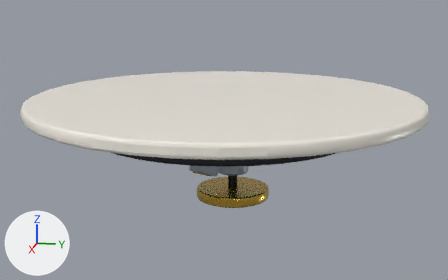
The Blender file ArtSource/Blender/Spatial/CeilingMount.blend, before and after one commit.
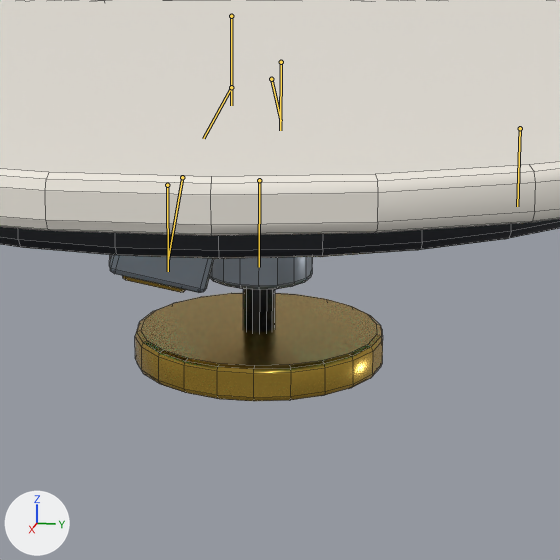
Each version is shown whole from a 50 mm camera at (0.68, 0.135, 0.119) aimed at (-0.002, -0.001, -0.051), then close up on the part from 35% to 71% of the width and 33% to 91% of the height. Arrows for +X, +Y and +Z are at lower left; the lights stay in place. The last two pictures show the newer version. Both versions are drawn at frame 11 of the action 'Mount_Unlock'; the numbers are the values there. The bones that bend it are drawn over the model as lines in the close-ups. The close-ups show mesh edges as thin lines.

Objects in the first close-up: 'CeilingMount_Mesh'.
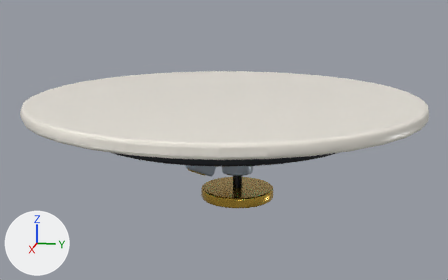
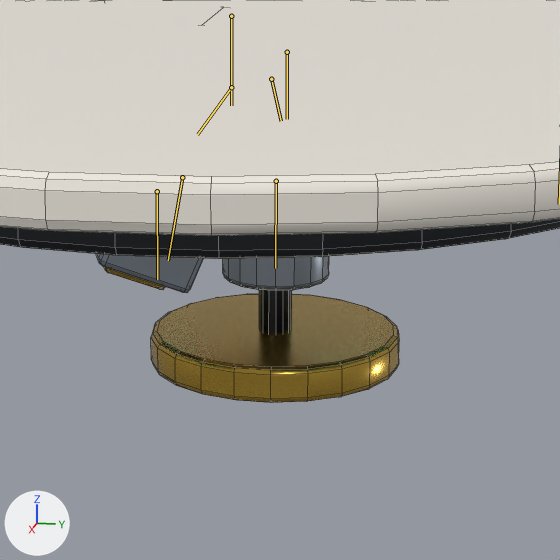
What the commit changed:
Bone 'Bone_SpoolDrum' (bone_bone_spooldrum) turns from (28, 0, 0) to (35, 0, 0) degrees about its own x, y and z.
Bone 'Bone_CollarLatch_L' (bone_bone_collarlatch_l) turns from (0, -20, 0) to (0, -32, 0) degrees about its own x, y and z.
Bone 'Bone_CollarLatch_R' (bone_bone_collarlatch_r) turns from (0, 20, 0) to (0, 32, 0) degrees about its own x, y and z.
Bone 'Bone_SuspCollar' (bone_bone_suspcollar) moves from (0.0, 0.0, -0.0095) to (0.0, 0.0, -0.015).
Bone 'Bone_Iris_F' (bone_bone_iris_f) moves from (0.0, -0.0025, 0.0227) to (0.0, -0.004, 0.036).
Bone 'Bone_Iris_F' (bone_bone_iris_f) turns from (0, 9, 0) to (0, 14, 0) degrees about its own x, y and z.
Bone 'Bone_Iris_B' (bone_bone_iris_b) moves from (0.0, -0.0025, -0.0227) to (0.0, -0.004, -0.036).
Bone 'Bone_Iris_B' (bone_bone_iris_b) turns from (0, -9, 0) to (0, -14, 0) degrees about its own x, y and z.
Bone 'Bone_Iris_L' (bone_bone_iris_l) moves from (0.0227, -0.0025, 0.0) to (0.036, -0.004, 0.0).
Bone 'Bone_Iris_L' (bone_bone_iris_l) turns from (0, 9, 0) to (0, 14, 0) degrees about its own x, y and z.
Bone 'Bone_Iris_R' (bone_bone_iris_r) moves from (-0.0227, -0.0025, 0.0) to (-0.036, -0.004, 0.0).
Bone 'Bone_Iris_R' (bone_bone_iris_r) turns from (0, -9, 0) to (0, -14, 0) degrees about its own x, y and z.

Location of each change, (x1, y1, x2, y2) in pixels of the close-ups (560 x 560 px):
'CeilingMount_Mesh', posed
    before: (0, 0, 560, 401)
    after: (0, 0, 560, 403)
bone 'Bone_SpoolDrum', root to tip
    before: (231, 87) to (203, 138)
    after: (231, 87) to (197, 134)
bone 'Bone_SuspCollar', root to tip
    before: (259, 180) to (259, 267)
    after: (276, 181) to (275, 268)
bone 'Bone_Iris_L', root to tip
    before: (281, 62) to (280, 130)
    after: (287, 52) to (287, 119)
bone 'Bone_Iris_R', root to tip
    before: (167, 185) to (168, 271)
    after: (157, 191) to (157, 279)
